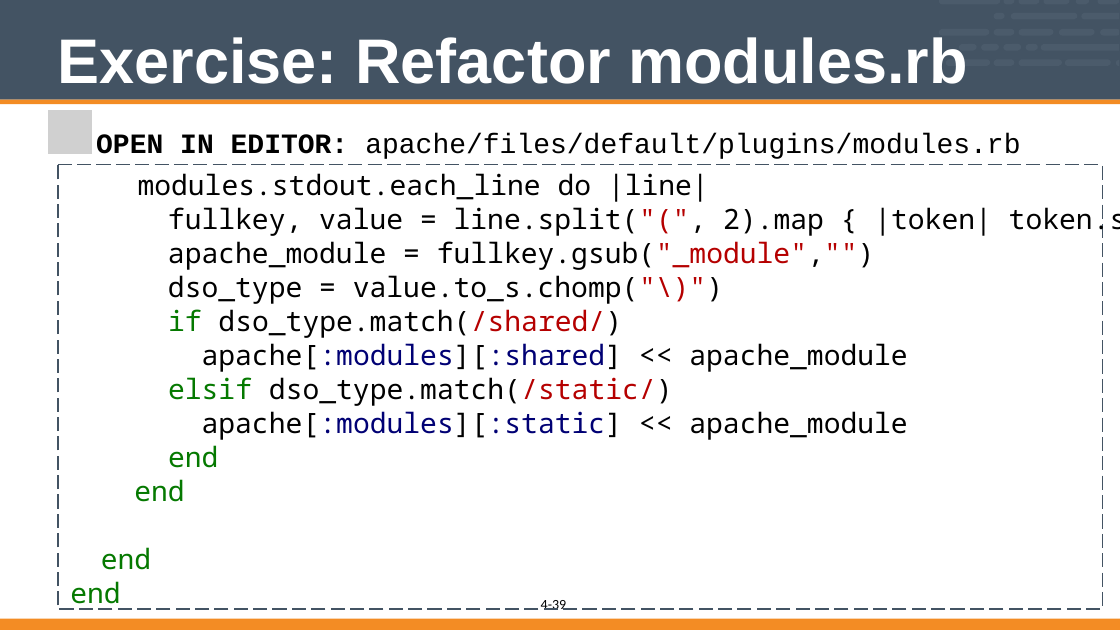
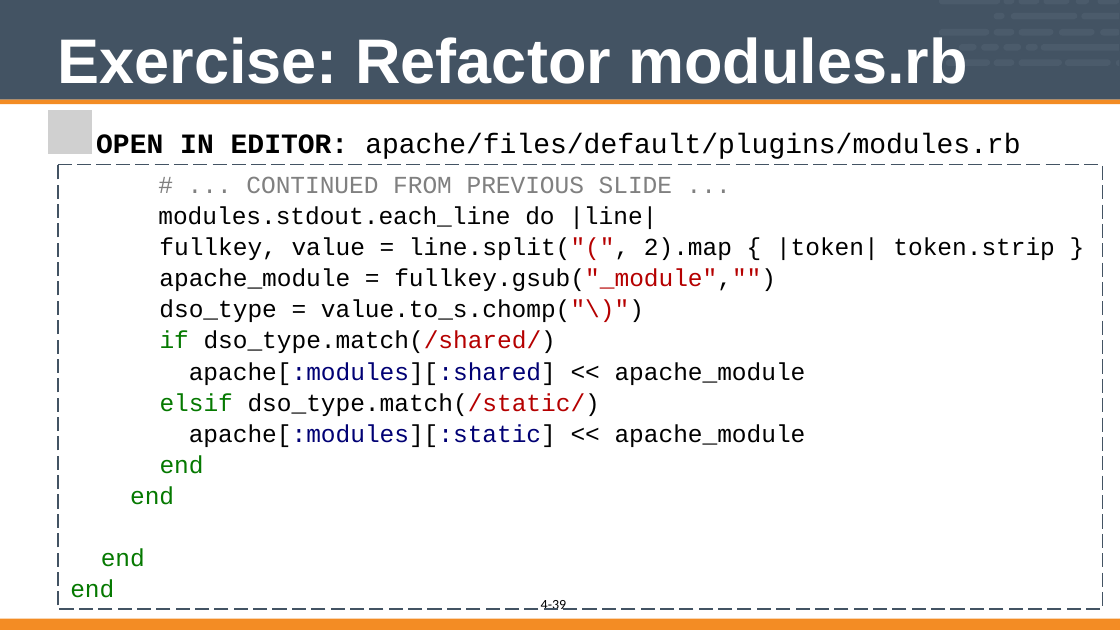
Before and after one commit to vinyar/chef-intermediate, a slide deck: slide 39 of 04-writing_ohai_plugins.pptx. Drawn at 1120x630 pixels with LibreOffice and Linux fonts; fonts in the diff are those of the drawing; grey boxes stand for pictures. Boxes give left, top, right and bottom in pixels: in the first picture for what was removed or moved away, otherwise in the second. Text is boxed around its words. In the diff, an @@ line names an element or a change of style, - is before the commit and + after.

```diff
--- a/04-writing_ohai_plugins.pptx
+++ b/04-writing_ohai_plugins.pptx
@@ text in freeform shape at [246,176,672,193]: paragraph added @@
+# ... CONTINUED FROM PREVIOUS SLIDE ...
@@ text in freeform shape at [70,206,1054,598]: size 32 to 28 pt, font Noto Sans Mono to Courier New @@
```
Also in this commit, not shown: 35 other slides changed.
